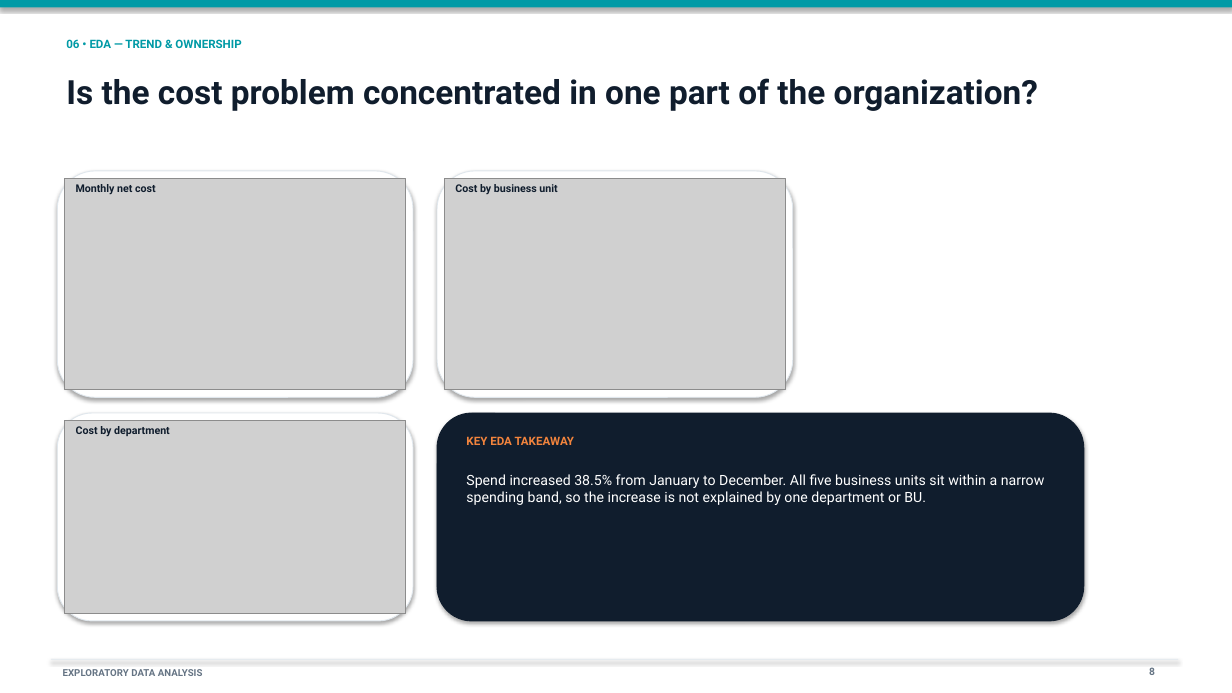
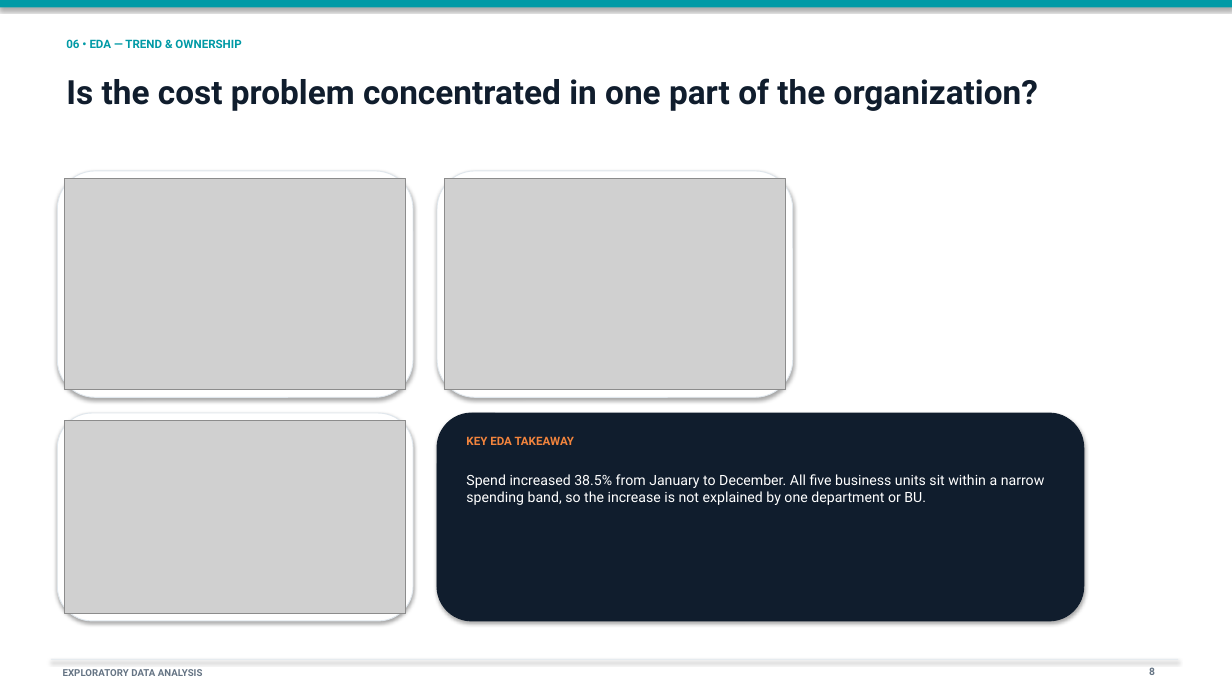
Before and after one commit to Proms32/Accenture-capstone-project, a slide deck: slide 9 of Cloud_Cost_Optimization_Professional_Deck_Final.pptx. Drawn at 1232x693 pixels with LibreOffice and Linux fonts; fonts in the diff are those of the drawing; grey boxes stand for pictures. Boxes give left, top, right and bottom in pixels: in the first picture for what was removed or moved away, otherwise in the second. Text is boxed around its words. In the diff, an @@ line names an element or a change of style, - is before the commit and + after.

```diff
--- a/Cloud_Cost_Optimization_Professional_Deck_Final.pptx
+++ b/Cloud_Cost_Optimization_Professional_Deck_Final.pptx
@@ text removed at <box>76,184,156,194</box> @@
-Monthly net cost
@@ text removed at <box>455,184,557,194</box> @@
-Cost by business unit
@@ text removed at <box>76,426,170,436</box> @@
-Cost by department
```
Also in this commit, not shown: 6 other slides changed.
